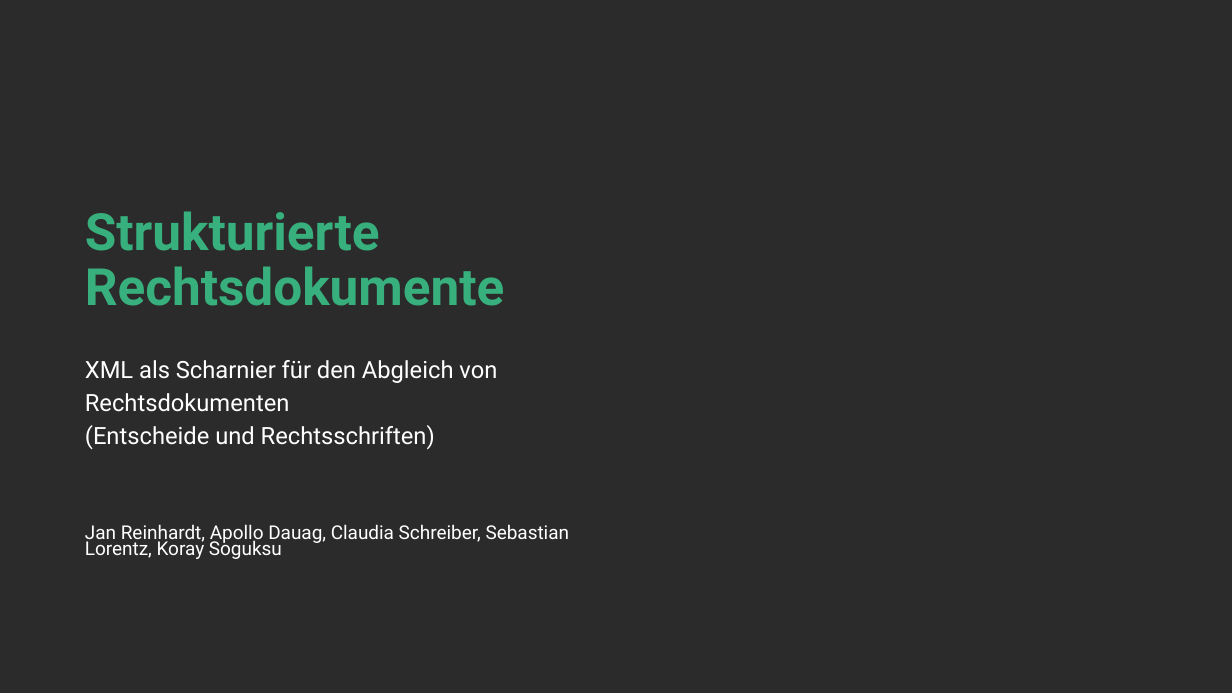
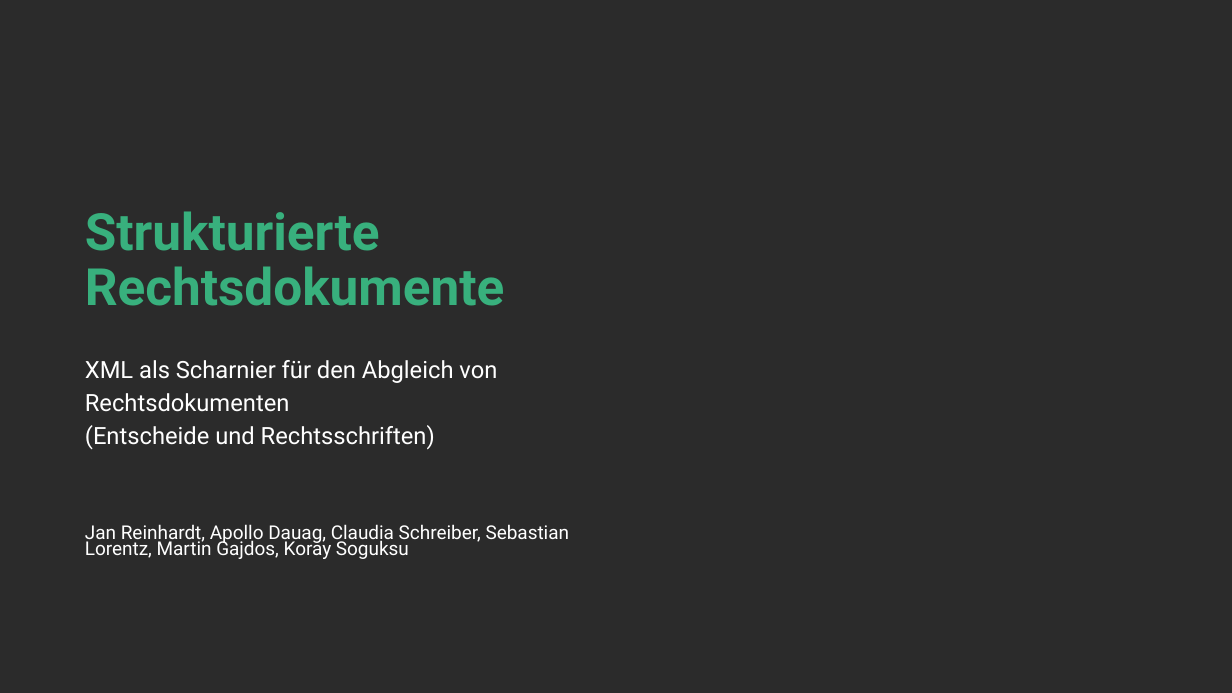
Before and after one commit to jan-nicklaus/LegalXML, a slide deck: slide 1 of Beispiele/sebastian/final_xml-vorteile.pptx. Drawn at 1232x693 pixels with LibreOffice and Linux fonts; fonts in the diff are those of the drawing; background and template pictures are left out; a plain dark background stands for a picture behind light text. Boxes give left, top, right and bottom in pixels: in the first picture for what was removed or moved away, otherwise in the second. Text is boxed around its words. In the diff, an @@ line names an element or a change of style, - is before the commit and + after.

Commit message:
fina pptx

```diff
--- a/Beispiele/sebastian/final_xml-vorteile.pptx
+++ b/Beispiele/sebastian/final_xml-vorteile.pptx
@@ text at bbox=[85, 524, 570, 559]: text changed @@
-Jan Reinhardt, Apollo Dauag, Claudia Schreiber, Sebastian Lorentz, Koray Soguksu
+Jan Reinhardt, Apollo Dauag, Claudia Schreiber, Sebastian Lorentz, Martin Gajdos, Koray Soguksu
```
